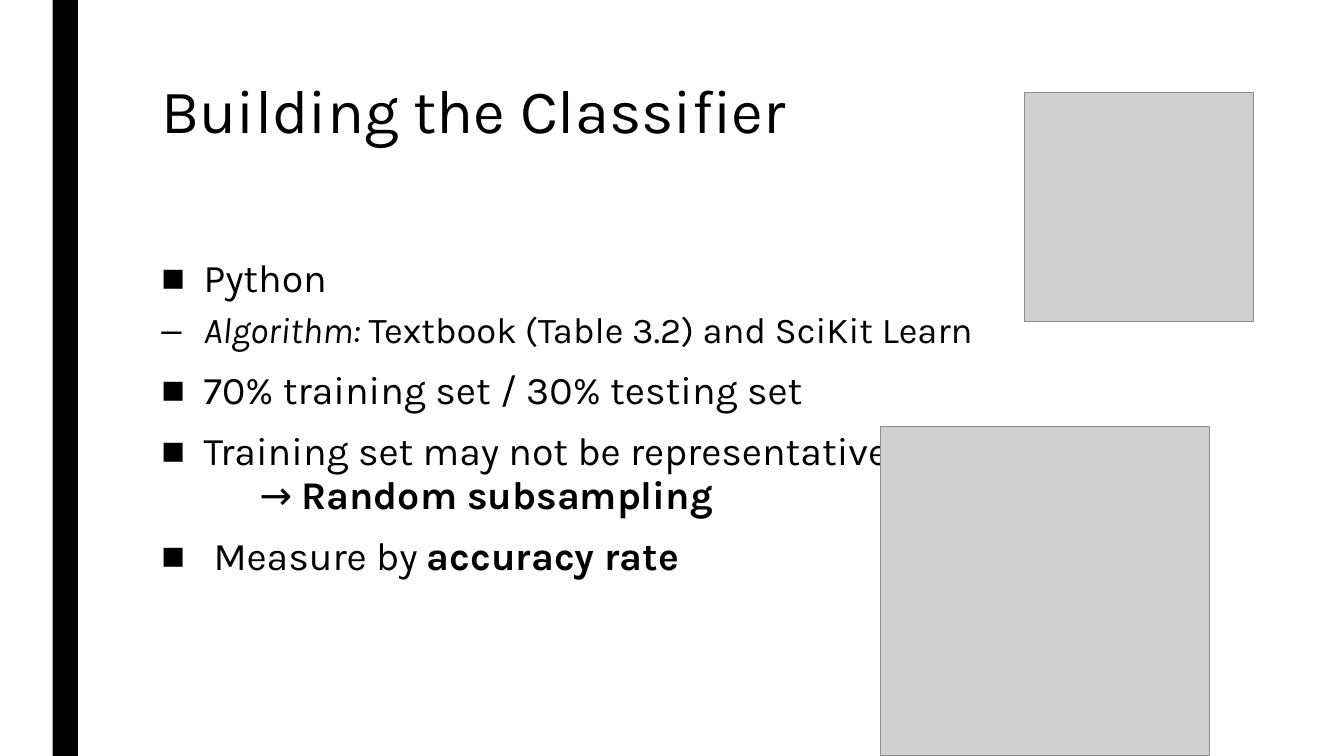
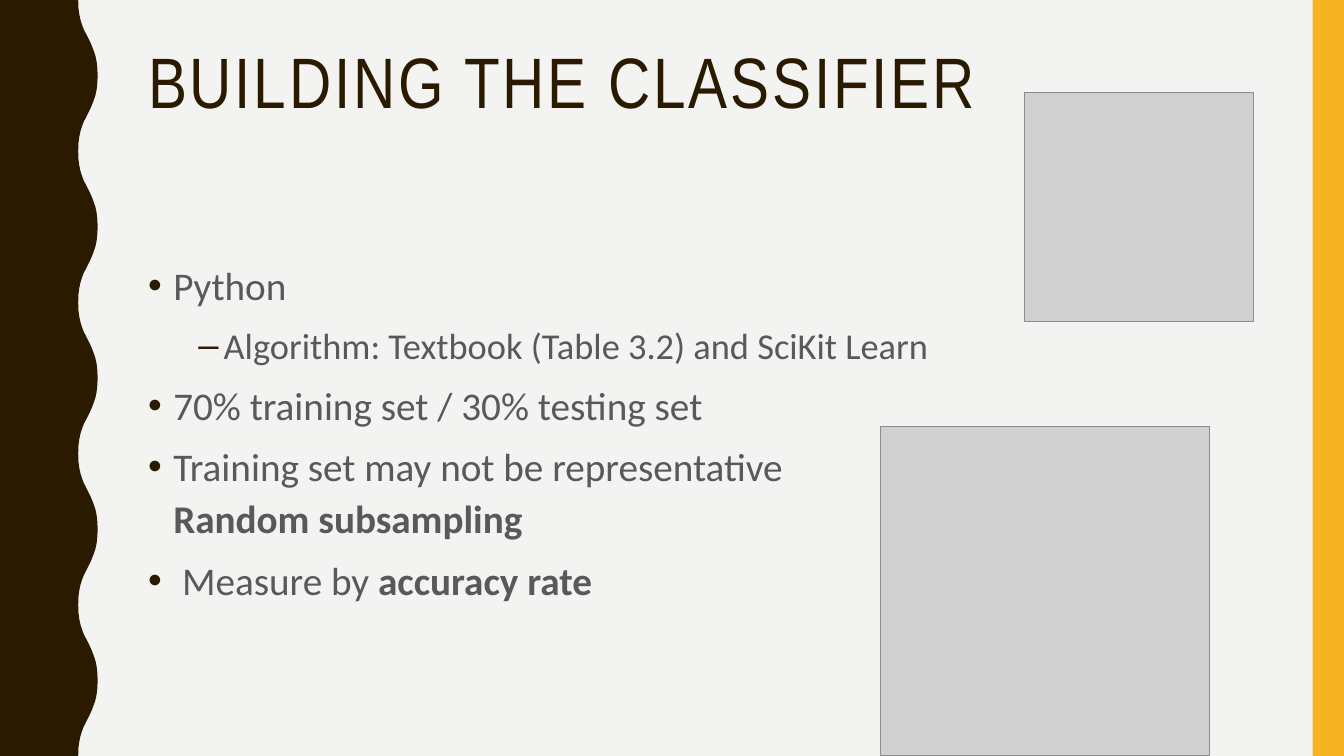
Before and after one commit to gururaj-shriram/ece548-machine-learning, a slide deck: slide 6 of proj1/presentation/pres.pptx. Drawn at 1344x756 pixels with LibreOffice and Linux fonts; fonts in the diff are those of the drawing; grey boxes stand for pictures. Boxes give left, top, right and bottom in pixels: in the first picture for what was removed or moved away, otherwise in the second. Text is boxed around its words. In the diff, an @@ line names an element or a change of style, - is before the commit and + after.

Commit message:
Updated presentation
Changed theme to make graphs more visible; rearranged text/graphs to reflect changes

```diff
--- a/proj1/presentation/pres.pptx
+++ b/proj1/presentation/pres.pptx
@@ background #FFFFFF to #F3F3F2 @@
@@ freeform shape added at [0, 0, 98, 756], fill #2A1A00 @@
@@ rectangle removed at [52, 0, 78, 756] @@
@@ rectangle added at [1313, 0, 1344, 756], fill #F8B323 @@
@@ title at [148, 58, 975, 109]: text changed; size 44 to 51 pt; font Karla to Arial Narrow; text colour #000000 to #2A1A00 @@
-Building the Classifier
+BUILDING THE CLASSIFIER
@@ text "Python": place and size @@
-text "Python" at [204, 265, 973, 580]
+text "Python" at [173, 273, 928, 602]
@@ text "Python" at [173, 273, 928, 602]: font Karla to Calibri, text colour #000000 to #595959; italic off in "Algorithm:"; bullet ■ to •; line spacing 0.94 to 1.1; less space between paragraphs; indent changed @@
```
Also in this commit, not shown: 30 other slides changed.
